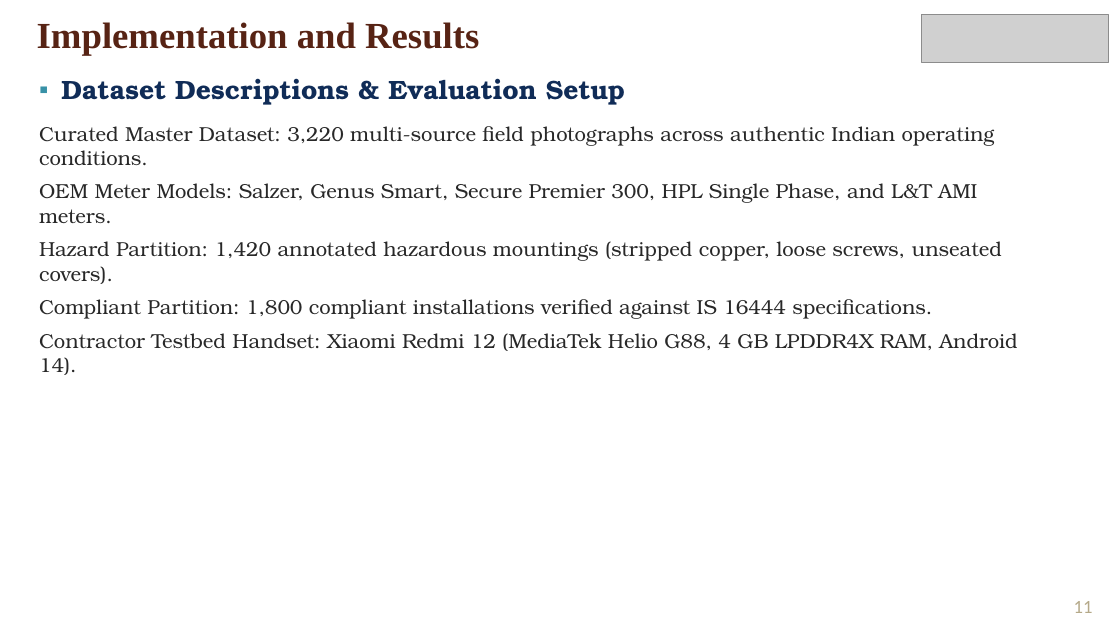
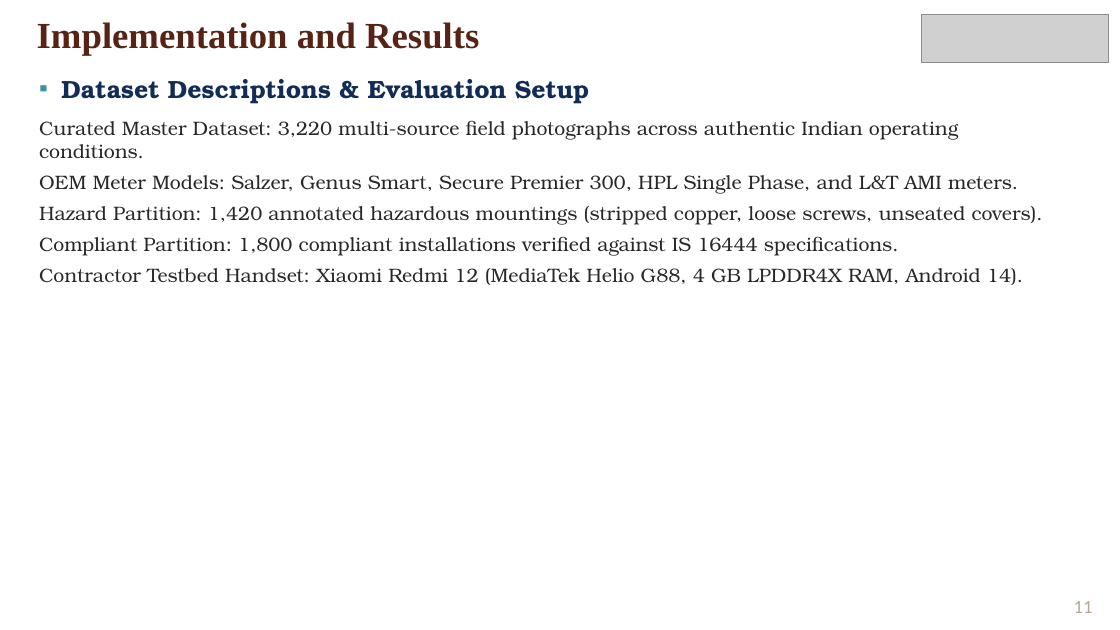
Before and after one commit to frankmathewsajan/psychic-spark, a slide deck: slide 11 of docs/presentation/Capstone_Final_Review_Presentation.pptx. Drawn at 1120x630 pixels with LibreOffice and Linux fonts; fonts in the diff are those of the drawing; grey boxes stand for pictures; background and template pictures are left out. Boxes give left, top, right and bottom in pixels: in the first picture for what was removed or moved away, otherwise in the second. Text is boxed around its words. In the diff, an @@ line names an element or a change of style, - is before the commit and + after.

```diff
--- a/docs/presentation/Capstone_Final_Review_Presentation.pptx
+++ b/docs/presentation/Capstone_Final_Review_Presentation.pptx
@@ text "Dataset Descriptions & Evaluation Setup" at (39, 79, 1043, 285): size 17 to 16 pt in "Dataset Descriptions & Evaluation Setup"; size 13 to 12.5 pt; less space between paragraphs @@
```
Also in this commit, not shown: 13 other slides changed, 4 other files.
